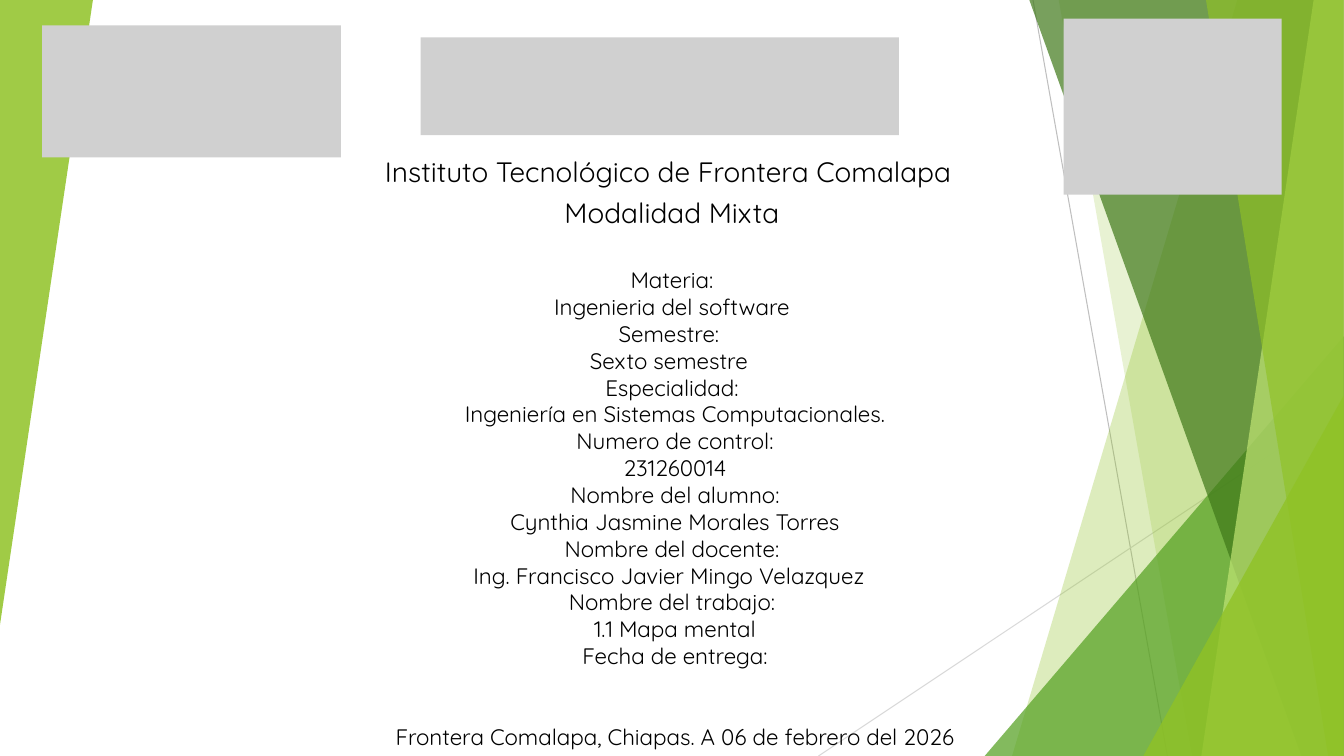
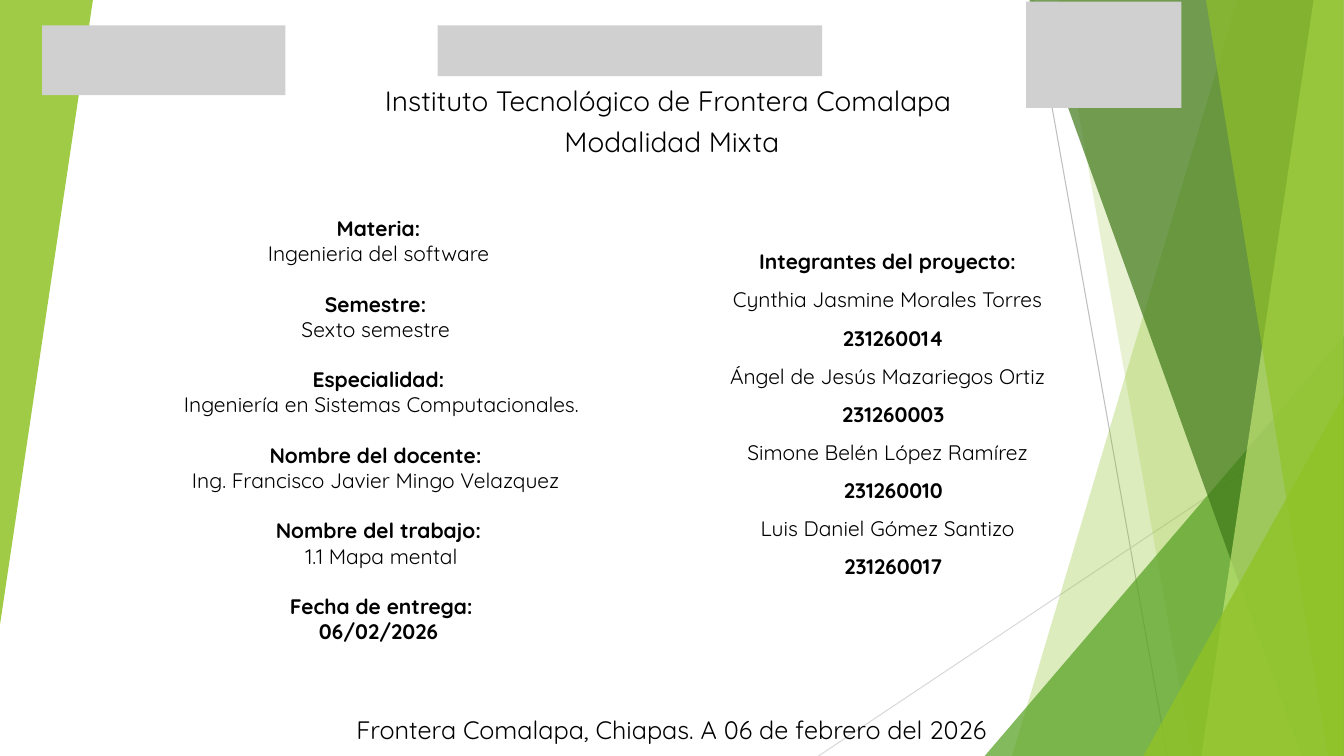
Before and after one commit to Cynthia21Morales/Ingenieria_del_Software_CynthiaJasmineMT, a slide deck: slide 1 of unidad 1/1.3 Ejercicio Diagrama Uml_Cynthia Jasmine Morales Torres.pptx. Drawn at 1344x756 pixels with LibreOffice and Linux fonts; fonts in the diff are those of the drawing; grey boxes stand for pictures. Boxes give left, top, right and bottom in pixels: in the first picture for what was removed or moved away, otherwise in the second. Text is boxed around its words. In the diff, an @@ line names an element or a change of style, - is before the commit and + after.

```diff
--- a/unidad 1/1.3 Ejercicio Diagrama Uml_Cynthia Jasmine Morales Torres.pptx
+++ b/unidad 1/1.3 Ejercicio Diagrama Uml_Cynthia Jasmine Morales Torres.pptx
@@ picture: place and size @@
-picture at <box>42,25,341,157</box>
+picture at <box>42,25,285,95</box>
@@ picture: place and size @@
-picture at <box>420,37,898,135</box>
+picture at <box>438,25,823,76</box>
@@ picture: place and size @@
-picture at <box>1064,18,1281,195</box>
+picture at <box>1026,2,1182,108</box>
@@ text "Instituto Tecnológico de Frontera Comalapa": place and size @@
-text "Instituto Tecnológico de Frontera Comalapa" at <box>385,161,951,224</box>
+text "Instituto Tecnológico de Frontera Comalapa" at <box>385,90,951,153</box>
@@ text "Materia:": place and size @@
-text "Materia:" at <box>396,272,954,750</box>
+text "Materia:" at <box>184,221,579,642</box>
@@ text at <box>184,221,579,619</box>: size 16 to 15 pt; bold on in "Materia:", "Semestre:", "Especialidad:", "Nombre del docente:" and 2 more places @@
@@ text added at <box>730,253,1045,574</box>, 15 pt, text #000000 @@
+Integrantes del proyecto:
+Cynthia Jasmine Morales Torres
+231260014
+Ángel de Jesús Mazariegos Ortiz
+231260003
+Simone Belén López Ramírez
+231260010
+Luis Daniel Gómez Santizo
+231260017
@@ text at <box>510,426,840,535</box>: paragraphs removed @@
-Numero de control:
-231260014
-Nombre del alumno:
-Cynthia Jasmine Morales Torres
@@ text at <box>319,622,438,642</box>: text changed; size 16 to 15 pt; bold on @@
-Frontera Comalapa, Chiapas. A 06 de febrero del 2026
+06/02/2026
@@ text added at <box>356,720,986,744</box>, 18 pt, text #000000 @@
+Frontera Comalapa, Chiapas. A 06 de febrero del 2026
```
Also in this commit, not shown: 4 other slides changed, 2 slides added, 1 slide removed.
